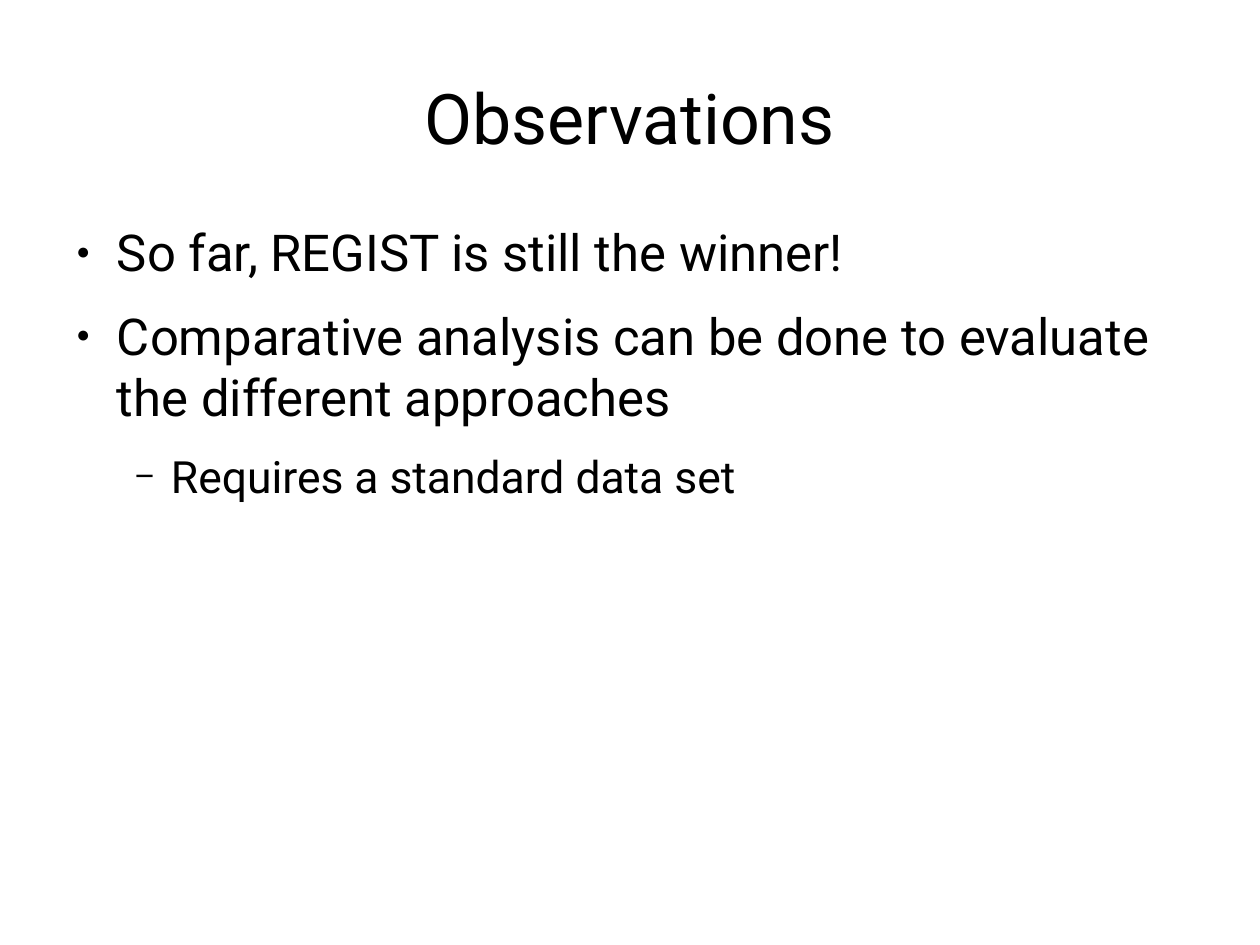
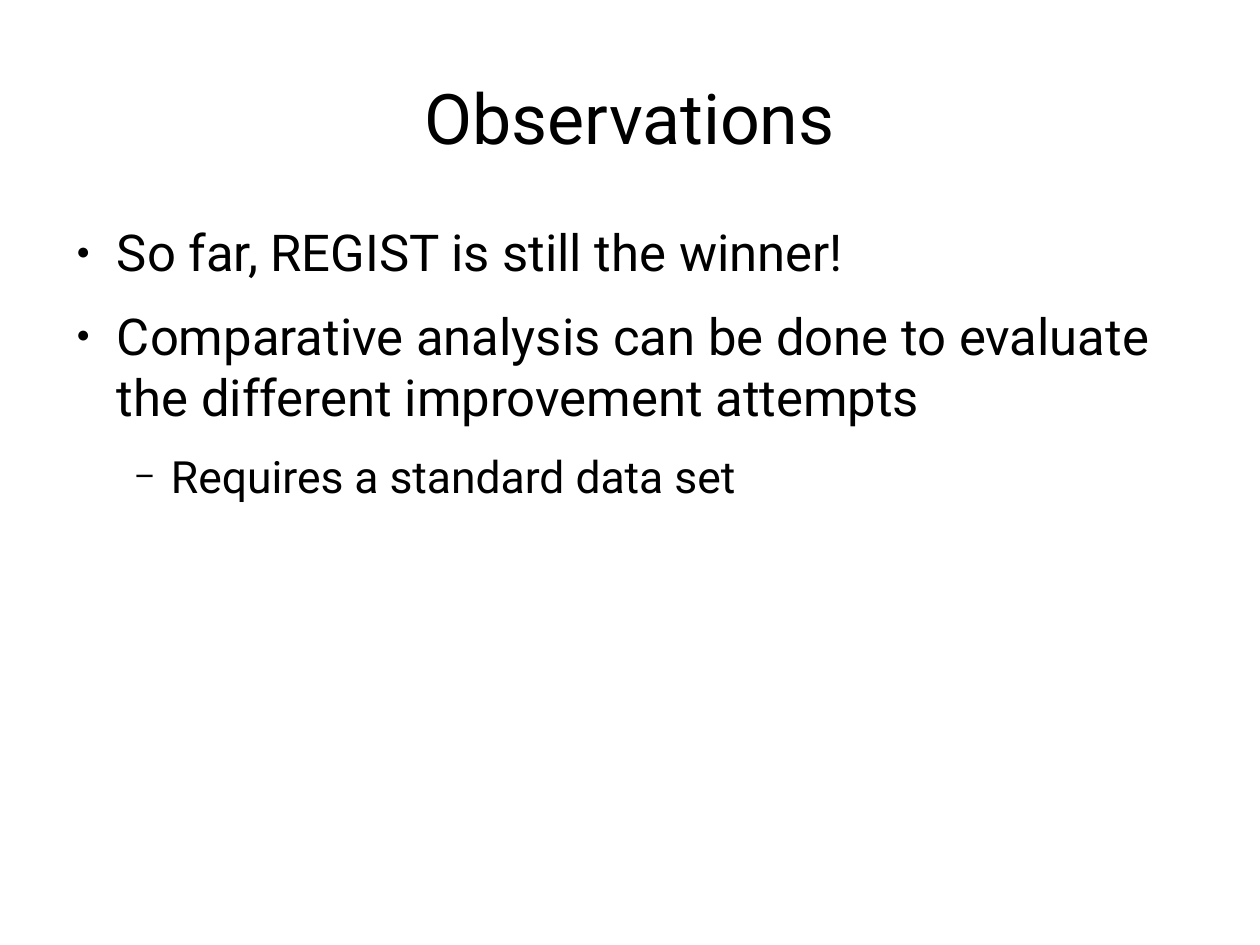
Before and after one commit to jachermocilla/jach-homepage, a slide deck: slide 27 of seminar-2008.odp. Drawn at 1260x945 pixels with LibreOffice and Linux fonts; fonts in the diff are those of the drawing. Boxes give left, top, right and bottom in pixels: in the first picture for what was removed or moved away, otherwise in the second. Text is boxed around its words. In the diff, an @@ line names an element or a change of style, - is before the commit and + after.

```diff
--- a/seminar-2008.odp
+++ b/seminar-2008.odp
@@ text at (117, 317, 1149, 427): text changed @@
-● Comparative analysis can be done to evaluate the different approaches
+● Comparative analysis can be done to evaluate the different improvement attempts
```
Also in this commit, not shown: 8 other slides changed, 1 slide added.
